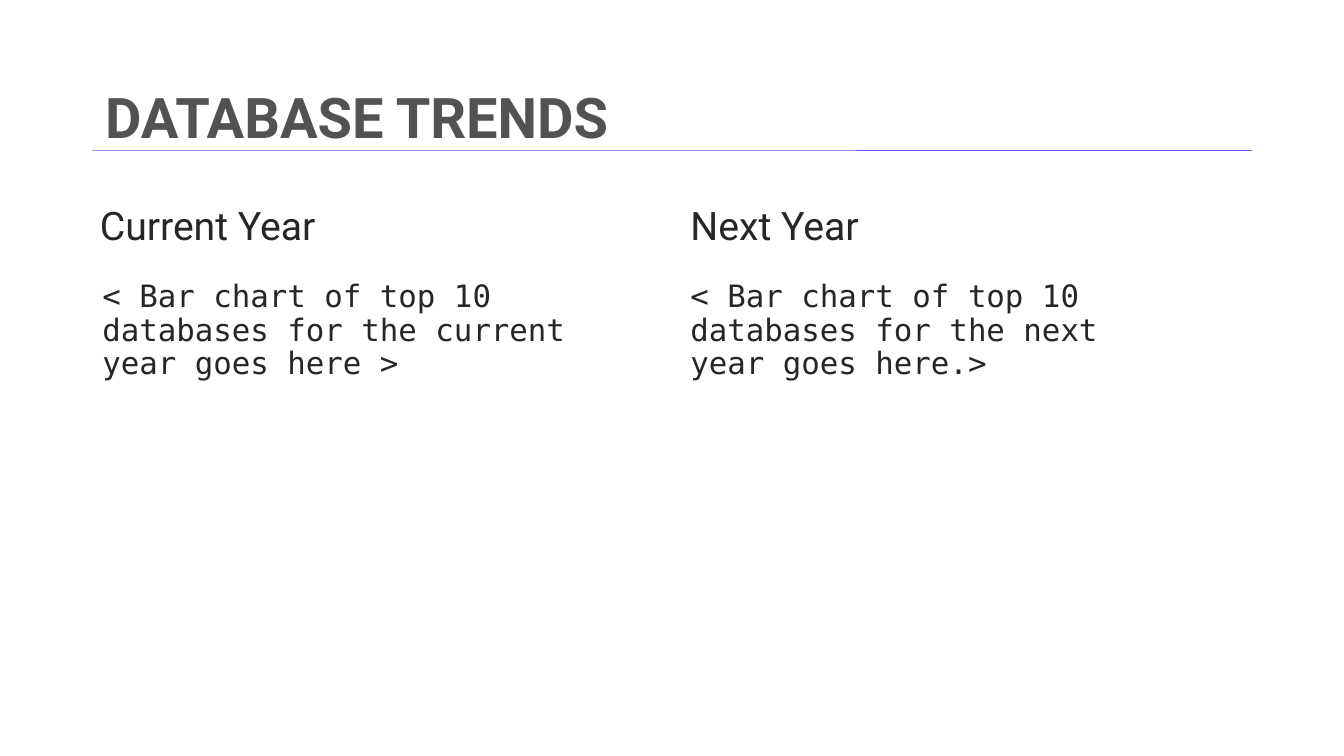
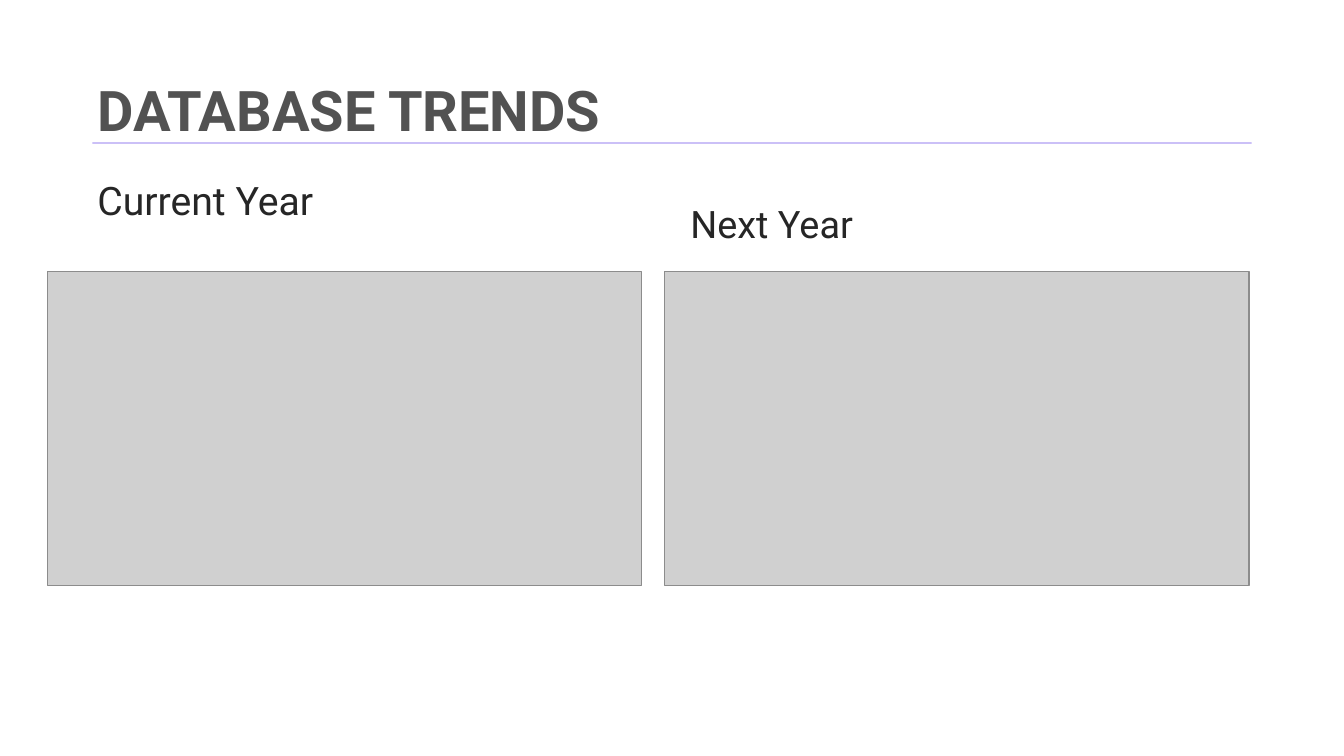
Before and after one commit to popsyacp/IBM-Capstone, a slide deck: slide 8 of M6Capstone-presentation.pptx. Drawn at 1344x756 pixels with LibreOffice and Linux fonts; fonts in the diff are those of the drawing; grey boxes stand for pictures; background and template pictures are left out. Boxes give left, top, right and bottom in pixels: in the first picture for what was removed or moved away, otherwise in the second. Text is boxed around its words. In the diff, an @@ line names an element or a change of style, - is before the commit and + after.

```diff
--- a/M6Capstone-presentation.pptx
+++ b/M6Capstone-presentation.pptx
@@ title "DATABASE TRENDS" moved from (x1=105, y1=97, x2=608, y2=151) to (x1=97, y1=90, x2=600, y2=144) @@
@@ line moved from (93, 150) - (1252, 150) to (93, 143) - (1252, 143) @@
@@ text "Current Year" moved from (x1=100, y1=211, x2=316, y2=241) to (x1=97, y1=186, x2=314, y2=216) @@
@@ text "Next Year" at (x1=690, y1=211, x2=853, y2=239): size 28 to 27 pt; less space between paragraphs @@
@@ picture added at (x1=47, y1=271, x2=641, y2=585) @@
@@ text removed at (x1=102, y1=283, x2=565, y2=381) @@
-< Bar chart of top 10 databases for the current year goes here >
@@ picture added at (x1=664, y1=271, x2=1249, y2=585) @@
@@ text removed at (x1=690, y1=283, x2=1097, y2=381) @@
-< Bar chart of top 10 databases for the next year goes here.>
```
Also in this commit, not shown: 7 other slides changed, 11 slides added, 11 slides removed.
